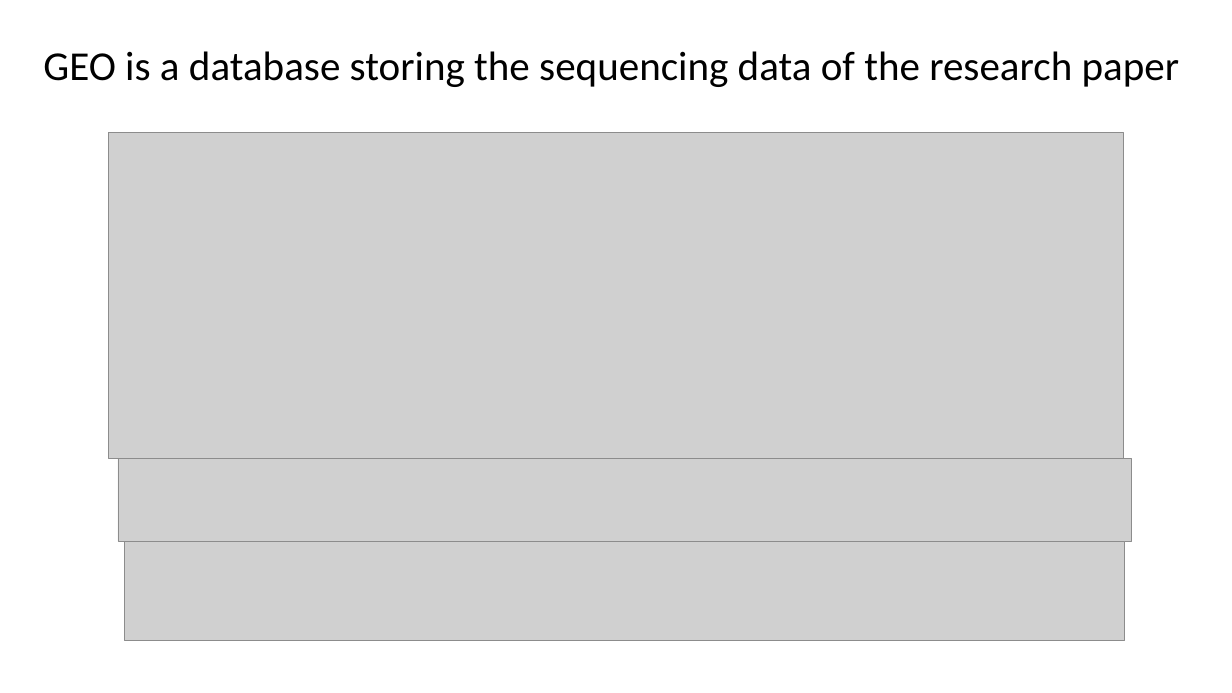
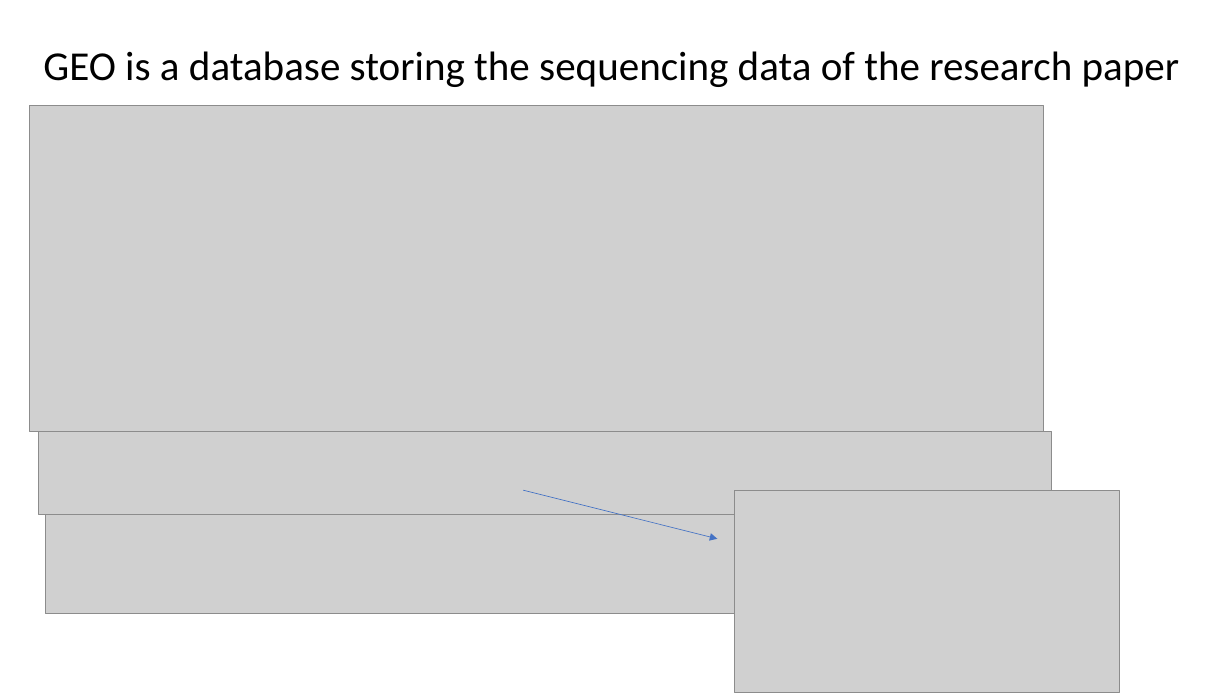
Before and after one commit to chiouNT/Metis_project_5, a slide deck: slide 2 of NLP.pptx. Drawn at 1232x693 pixels with LibreOffice and Linux fonts; fonts in the diff are those of the drawing; grey boxes stand for pictures. Boxes give left, top, right and bottom in pixels: in the first picture for what was removed or moved away, otherwise in the second. Text is boxed around its words. In the diff, an @@ line names an element or a change of style, - is before the commit and + after.

```diff
--- a/NLP.pptx
+++ b/NLP.pptx
@@ picture: place and size @@
-picture at <box>109,133,1124,458</box>
+picture at <box>30,106,1044,432</box>
@@ picture: place and size @@
-picture at <box>118,458,1132,542</box>
+picture at <box>39,432,1053,515</box>
@@ arrow added from (523, 490) to (717, 539), #4472C4 0.5 pt @@
@@ picture added at <box>735,490,1119,693</box> @@
@@ picture: place and size @@
-picture at <box>125,542,1126,641</box>
+picture at <box>45,514,1046,614</box>
```
Also in this commit, not shown: 8 other slides changed, 3 slides added, 19 other files.
